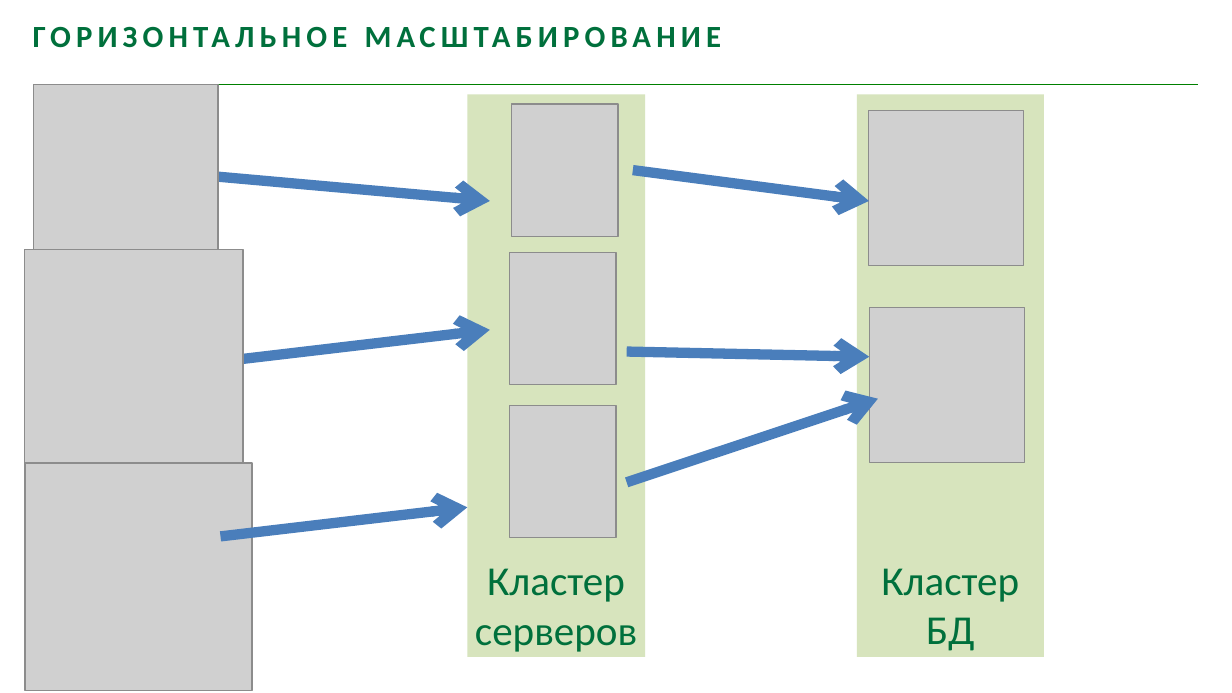
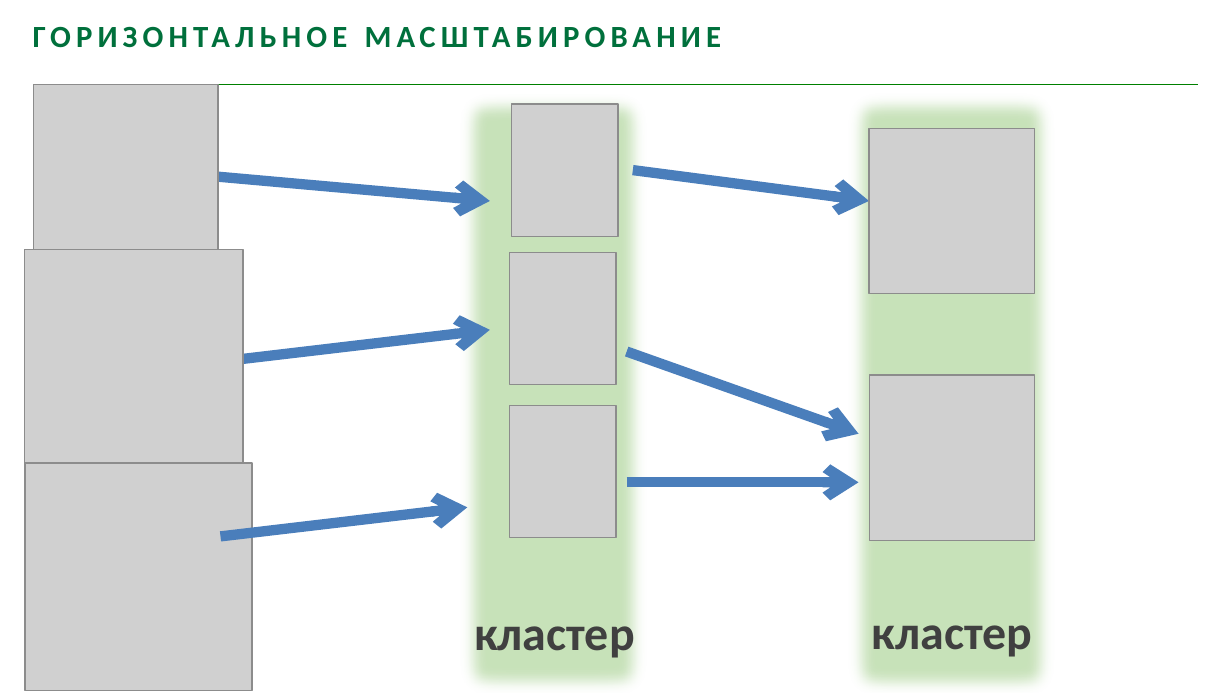
Before and after one commit to youhavebeenforked/JavaSchoolCourse, a slide deck: slide 7 of lessons/18_Hibernate/Лекция Distributed Systems.pptx. Drawn at 1232x693 pixels with LibreOffice and Linux fonts; fonts in the diff are those of the drawing; grey boxes stand for pictures; background and template pictures are left out. Boxes give left, top, right and bottom in pixels: in the first picture for what was removed or moved away, otherwise in the second. Text is boxed around its words. In the diff, an @@ line names an element or a change of style, - is before the commit and + after.

```diff
--- a/lessons/18_Hibernate/Лекция Distributed Systems.pptx
+++ b/lessons/18_Hibernate/Лекция Distributed Systems.pptx
@@ rectangle resized from (x1=467, y1=95, x2=644, y2=658) to (x1=451, y1=85, x2=654, y2=693) @@
@@ rectangle at (x1=451, y1=85, x2=654, y2=693): fill #D7E4BD to #61AD3A at 35% opacity @@
@@ rectangle at (x1=839, y1=85, x2=1062, y2=693): fill #D7E4BD to #61AD3A at 35% opacity @@
@@ rectangle resized from (x1=857, y1=95, x2=1045, y2=658) to (x1=839, y1=85, x2=1062, y2=693) @@
@@ picture resized from (x1=869, y1=111, x2=1024, y2=266) to (x1=869, y1=128, x2=1034, y2=293) @@
@@ picture removed at (x1=870, y1=308, x2=1025, y2=463) @@
@@ arrow moved from (627, 482) - (878, 399) to (627, 351) - (859, 434) @@
@@ picture added at (x1=870, y1=375, x2=1035, y2=540) @@
@@ arrow moved from (627, 351) - (870, 357) to (627, 482) - (859, 482) @@
@@ text at (x1=474, y1=626, x2=635, y2=662): text changed; size 24 to 28 pt; text colour #00703C to #404040; bold on @@
-Кластер
-серверов
+кластер
@@ text at (x1=872, y1=625, x2=1033, y2=657): text changed; size 24 to 28 pt; text colour #00703C to #404040; bold on @@
-Кластер
-БД
+кластер
```
Also in this commit, not shown: 27 other slides changed, 9 slides added, 12 slides removed.
